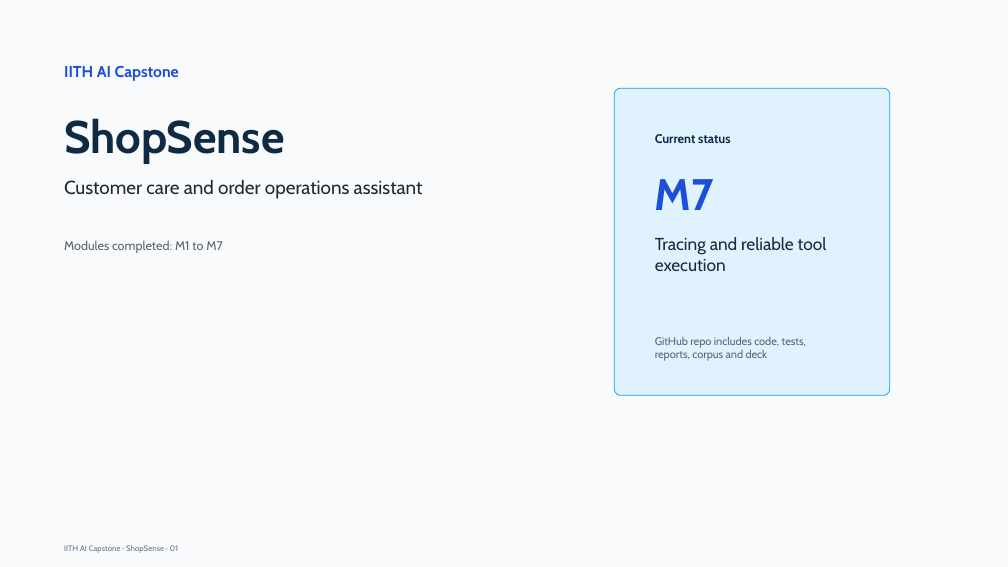
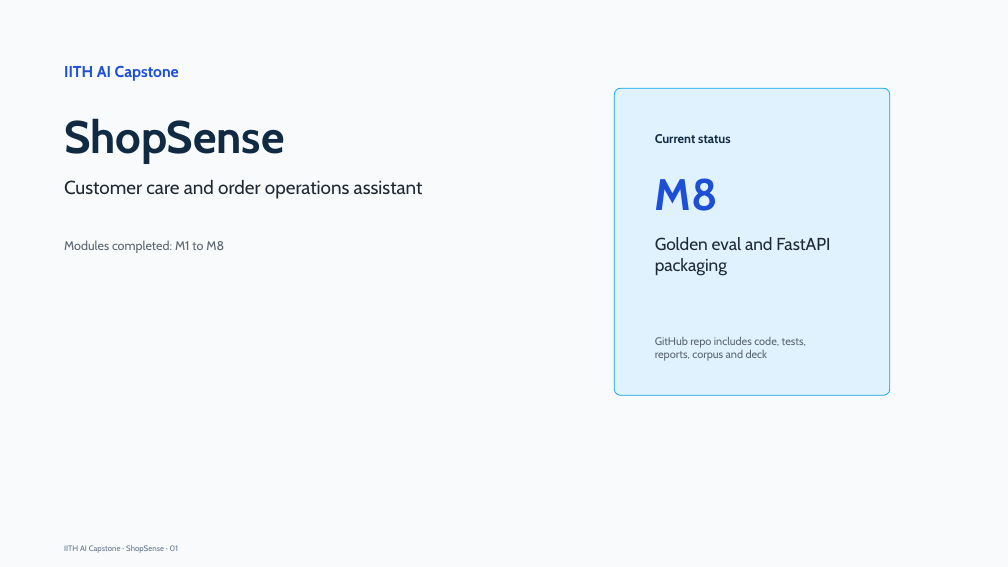
Before and after one commit to abhraj786/iith-ai-capstone-shopsense, a slide deck: slide 1 of docs/deck/iith-ai-capstone-shopsense.pptx. Drawn at 1008x567 pixels with LibreOffice and Linux fonts; fonts in the diff are those of the drawing. Boxes give left, top, right and bottom in pixels: in the first picture for what was removed or moved away, otherwise in the second. Text is boxed around its words. In the diff, an @@ line names an element or a change of style, - is before the commit and + after.

```diff
--- a/docs/deck/iith-ai-capstone-shopsense.pptx
+++ b/docs/deck/iith-ai-capstone-shopsense.pptx
@@ text at (655, 178, 718, 211): text changed @@
-M7
+M8
@@ text at (655, 237, 830, 276): text changed @@
-Tracing and reliable tool execution
+Golden eval and FastAPI packaging
@@ text at (64, 240, 224, 253): text changed @@
-Modules completed: M1 to M7
+Modules completed: M1 to M8
```
Also in this commit, not shown: 16 other slides changed, 12 other files.
